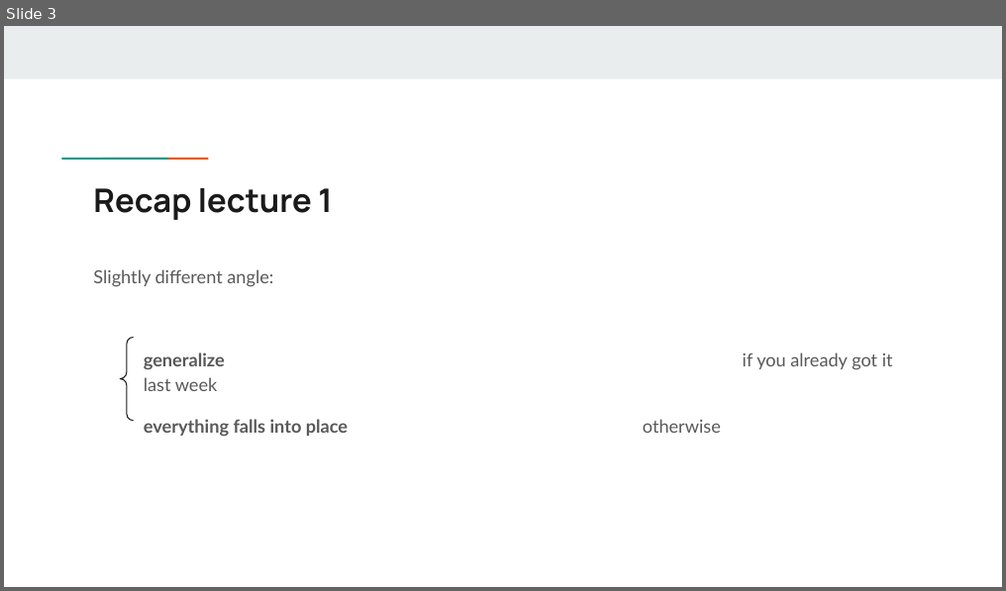
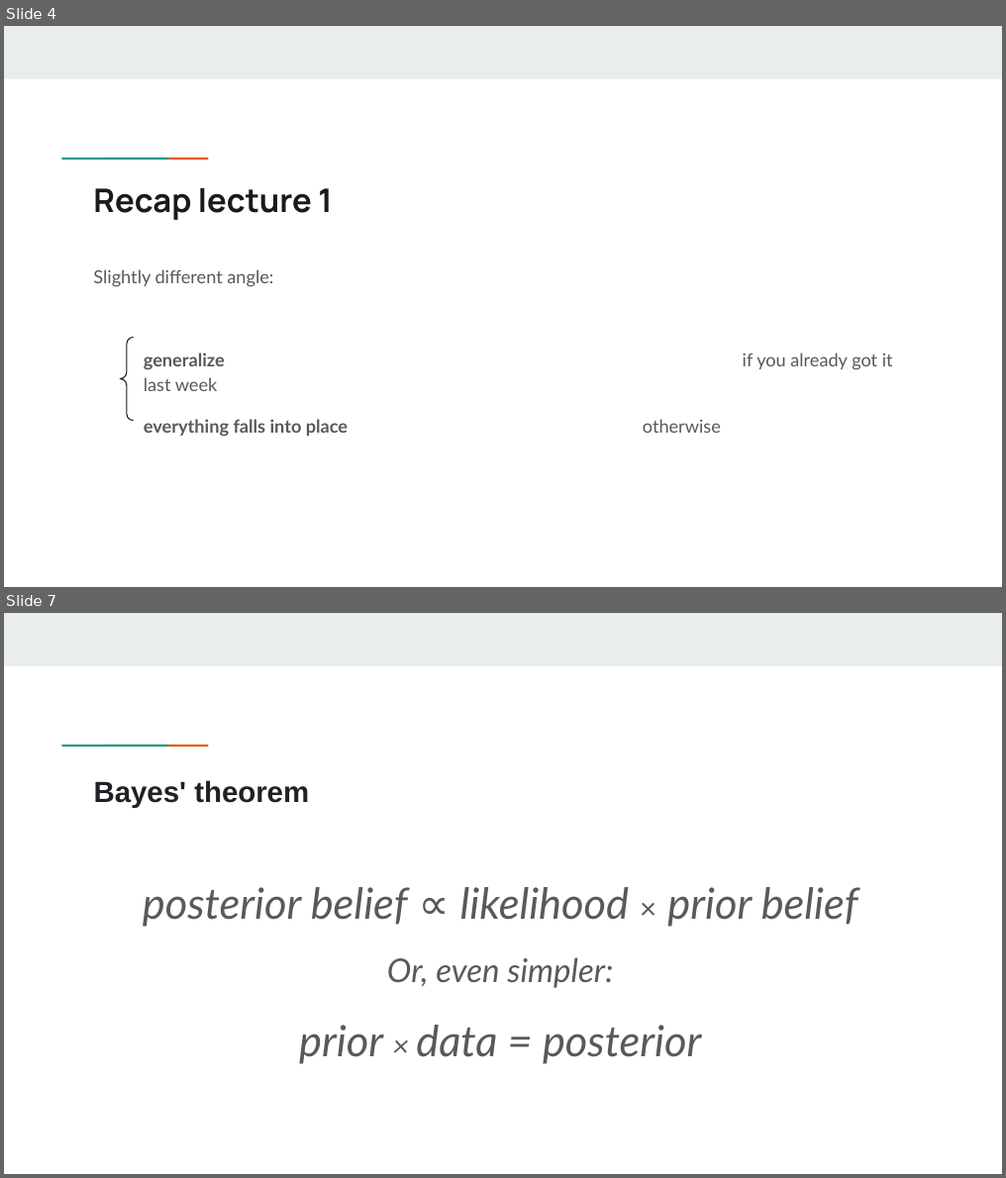
Before and after one commit to rikhuijzer/BayesianAssignment.jl, a slide deck: presentation/Bayesian assignment.pptx. Shown one above the other, each under a label of ours: slide 3 before the commit, slides 4 and 7 after it; the slides between them are not shown. The pictures are 1006x591 and 1006x1178 pixels, drawn with LibreOffice and Linux fonts; fonts in the diff are those of the drawing. Boxes give left, top, right and bottom in pixels: in the first picture for what was removed or moved away, otherwise in the second. Text is boxed around its words. In the diff, an @@ line names an element or a change of style, - is before the commit and + after.

```diff
--- a/presentation/Bayesian assignment.pptx
+++ b/presentation/Bayesian assignment.pptx
@@ slide 7 added at [4, 613, 1002, 1174], background #FFFFFF; not listed: 3 template elements that a slide beside it also shows @@
@@ title added at [94, 780, 309, 808], 21 pt, text #202124, bold @@
+Bayes' theorem
@@ text added at [143, 887, 858, 1064], 31 pt, text #595959, italic @@
+posterior belief ∝ likelihood × prior belief
+Or, even simpler:
+prior × data = posterior
@@ what was slide 3 is now slide 4 @@
```
Also in this commit, not shown: 13 slides changed, 13 other slides added, 4 slides removed.
